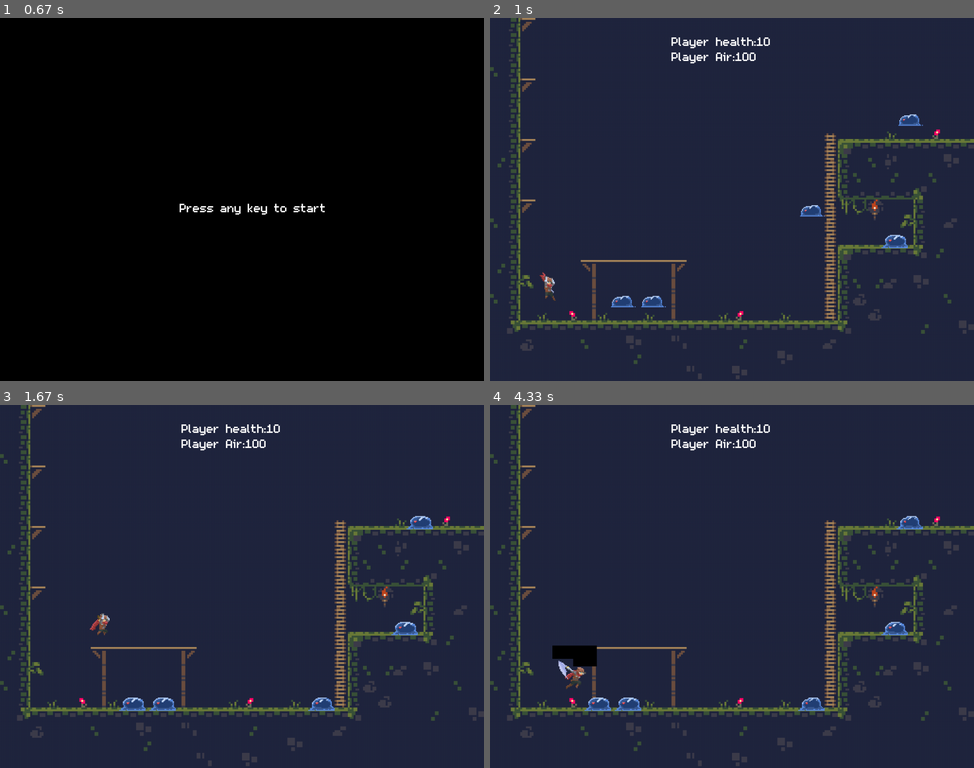
Above: before the commit, frames 1-4 (two rows, left to right).
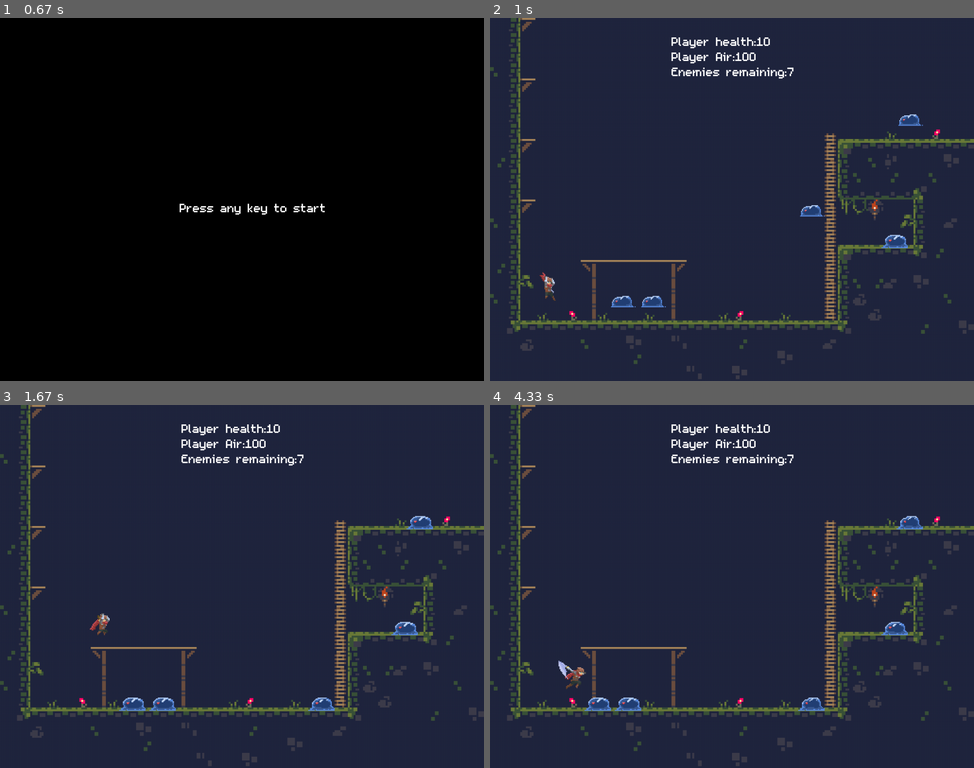
Above: after the commit, the same moments.

Repository: ArthurC13/A-Level-Project-Arthur-Chen
Game: pygame game, started from A level Project.py
Same seed, same stepped clock (60 frames per second), same inputs: the game is played once before the commit and once after it.
Inputs:
- Up to frame 1 (0.67 s): hold Right from 0.33 s (still down)
- Up to frame 2 (1 s): release Right at 0.8 s; hold Up from 0.83 s (still down)
- Up to frame 3 (1.67 s): release Up at 1.18 s; hold Right from 1.22 s (still down)
- Up to frame 4 (4.33 s): release Right at 1.68 s; hold Left 1.72-2.25 s; tap 2 at 1.87, 3.53 s; hold Down 2.28-2.58 s; tap 3 at 2.43, 3.93 s; hold Left 2.62-3.02 s; tap Z at 3.05, 3.45, 3.85, 4.15 s; hold Up 3.38-3.75 s; hold Right from 3.78 s (still down)

Frame 1 is identical in both runs. In frame 2, 0.3% of the frame differs, in the area x 37-63%, y 13-17%; in frame 3, 0.3%; in frame 4, 0.7%, in the area x 12-63%, y 13-72%.

Commit message:
Added enemies remaining, fixed? surface transparency on windows

Diff:
--- a/A level Project.py
+++ b/A level Project.py
@@ -957,7 +957,7 @@
         self.groups = game.all_sprites_group, game.melee_attack_group
         pygame.sprite.Sprite.__init__(self, self.groups)
         self.game = game
-        self.image = pygame.Surface((w, h))
+        self.image = pygame.Surface((w, h), pygame.SRCALPHA)
         if self.game.show_hit_rect:
             self.image.fill(RED)
         self.rect = self.image.get_rect()
@@ -1205,6 +1205,8 @@
             self.blit_texts(string, WHITE, 384, 64, 32, self.myfont)
         else:
             self.blit_texts(string, RED, 384, 64, 32, self.myfont)
+        string = 'Enemies remaining:' + str(len(game.enemy_group.sprites()))
+        self.blit_texts(string, WHITE, 384, 96, 32, self.myfont)
         '''
         try:
             string += '\nDemon health: ' + str(self.demon.health)
